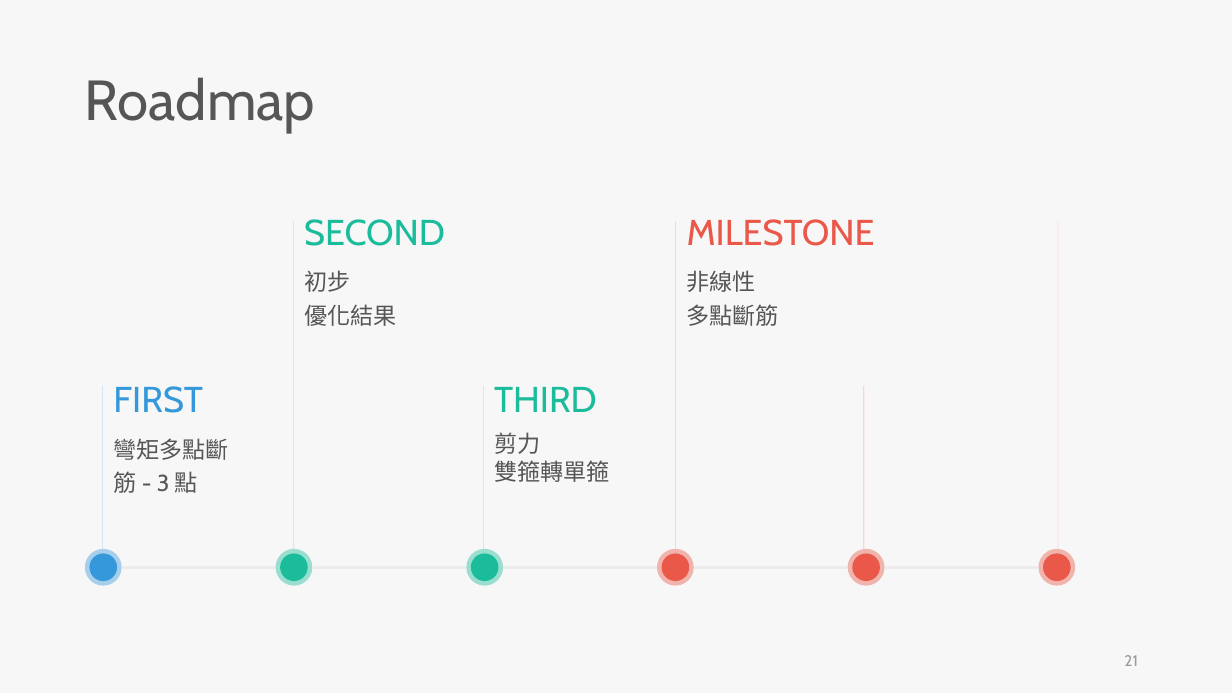
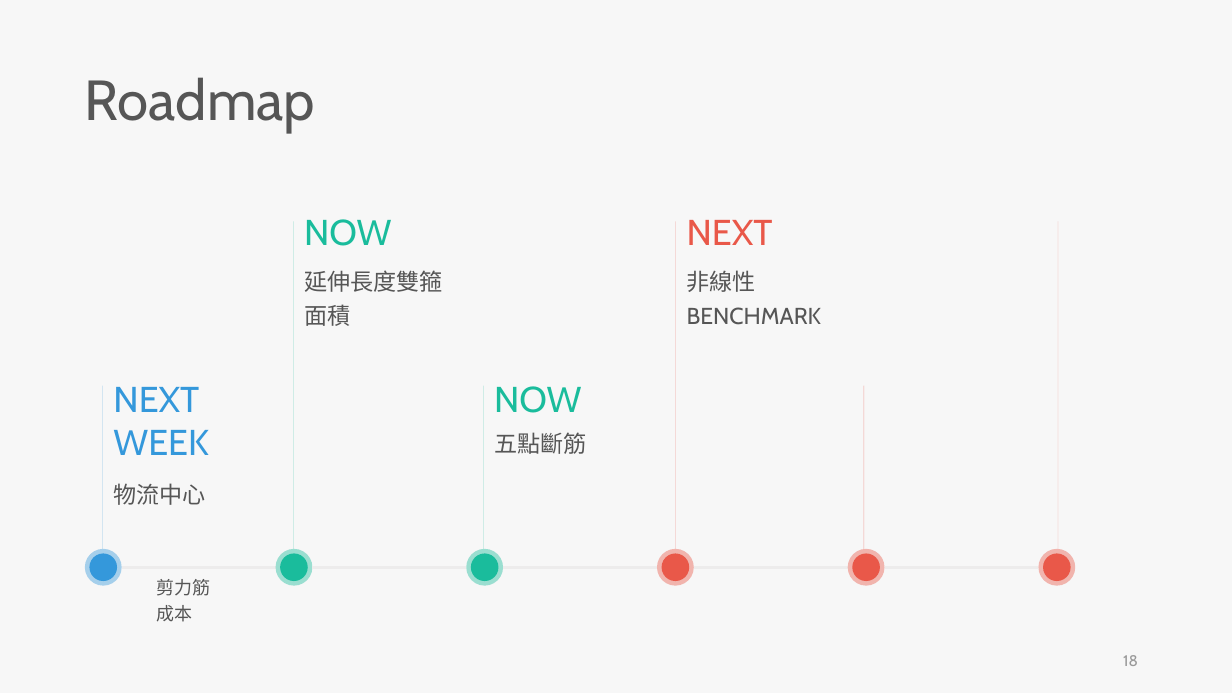
Before and after one commit to skyran1278/VbaProject, a slide deck: slide 18 of 20180126_SmartCut/Meeting/20181206 Meeting/20181206 Meeting.pptx (slide 21 before the commit). Drawn at 1232x693 pixels with LibreOffice and Linux fonts; fonts in the diff are those of the drawing. Boxes give left, top, right and bottom in pixels: in the first picture for what was removed or moved away, otherwise in the second. Text is boxed around its words. In the diff, an @@ line names an element or a change of style, - is before the commit and + after.

```diff
--- a/20180126_SmartCut/Meeting/20181206 Meeting/20181206 Meeting.pptx
+++ b/20180126_SmartCut/Meeting/20181206 Meeting/20181206 Meeting.pptx
@@ text at [304, 219, 391, 246]: text changed @@
-SECOND
+NOW
@@ text at [687, 220, 773, 245]: text changed @@
-MILESTONE
+NEXT
@@ text at [304, 270, 443, 326]: text changed @@
-初步
-優化結果
+延伸長度雙箍面積
@@ text at [687, 270, 821, 325]: text changed @@
-非線性
-多點斷筋
+非線性 BENCHMARK
@@ text at [113, 387, 208, 455]: text changed @@
-FIRST
+NEXT WEEK
@@ text at [494, 386, 581, 413]: text changed @@
-THIRD
+NOW
@@ text at [494, 432, 586, 454]: text changed @@
-剪力
-雙箍轉單箍
+五點斷筋
@@ text at [113, 483, 205, 505]: text changed @@
-彎矩多點斷筋 - 3 點
+物流中心
@@ text added at [156, 579, 210, 622], 14 pt, text #565656 @@
+剪力筋
+成本
@@ page number at [1123, 655, 1138, 666]: text changed @@
-21
+18
```
Also in this commit, not shown: 4 other slides changed, 15 slides added, 16 slides removed, 7 other files.
